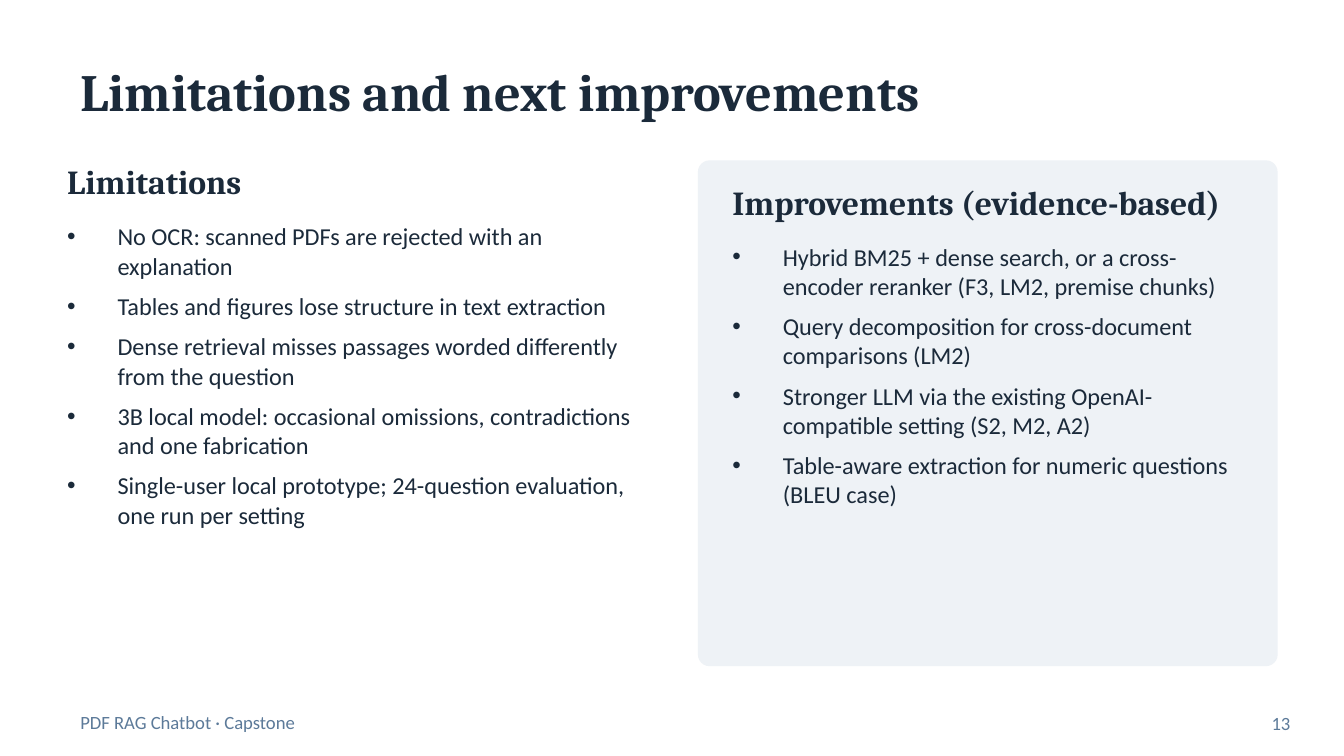
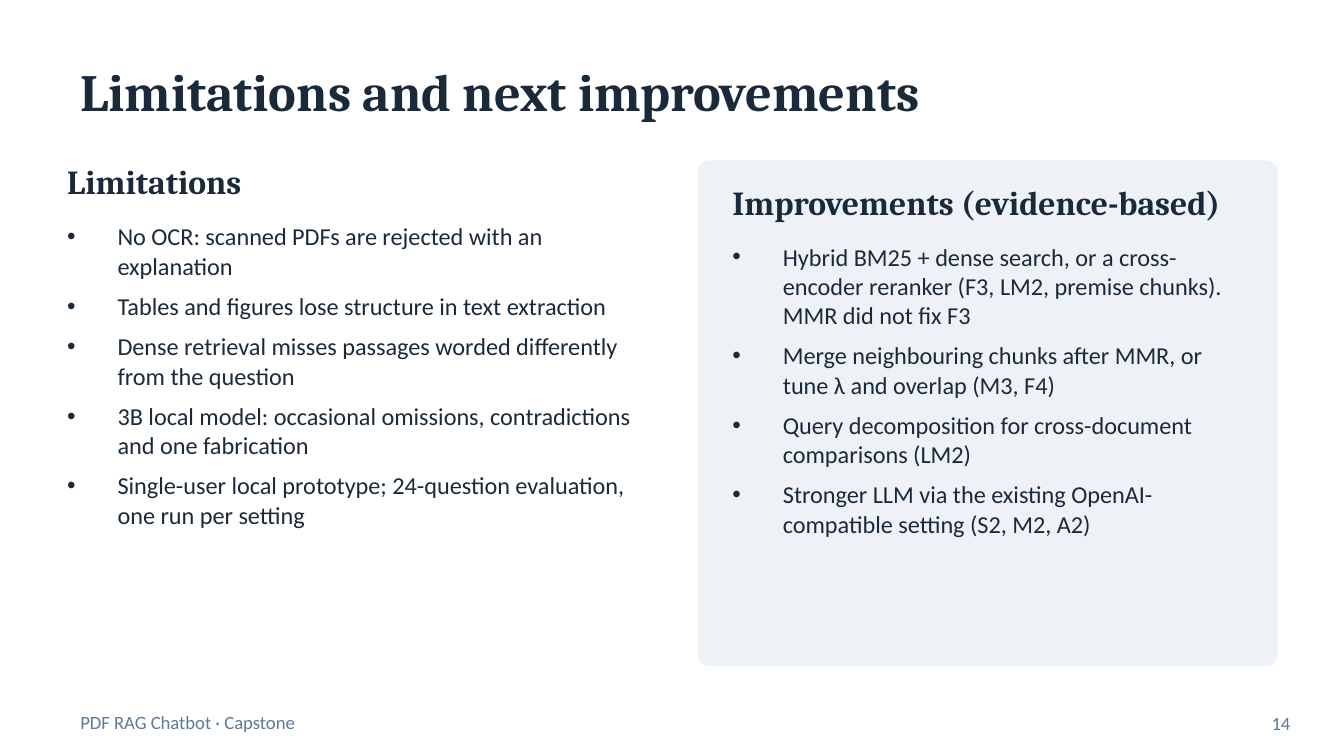
Before and after one commit to sabareesh-r23/pdf-rag-chatbot-old, a slide deck: slide 14 of docs/presentation/RAG_PDF_Chatbot_Capstone.pptx (slide 13 before the commit). Drawn at 1344x756 pixels with LibreOffice and Linux fonts; fonts in the diff are those of the drawing. Boxes give left, top, right and bottom in pixels: in the first picture for what was removed or moved away, otherwise in the second. Text is boxed around its words. In the diff, an @@ line names an element or a change of style, - is before the commit and + after.

```diff
--- a/docs/presentation/RAG_PDF_Chatbot_Capstone.pptx
+++ b/docs/presentation/RAG_PDF_Chatbot_Capstone.pptx
@@ text at (x1=783, y1=249, x2=1221, y2=398): text changed @@
-• Hybrid BM25 + dense search, or a cross-encoder reranker (F3, LM2, premise chunks)
+• Hybrid BM25 + dense search, or a cross-encoder reranker (F3, LM2, premise chunks). MMR did not fix F3
+• Merge neighbouring chunks after MMR, or tune λ and overlap (M3, F4)
@@ text at (x1=783, y1=457, x2=1227, y2=506): paragraph removed @@
-• Table-aware extraction for numeric questions (BLEU case)
@@ page number at (x1=1272, y1=718, x2=1291, y2=730): text changed @@
-13
+14
```
Also in this commit, not shown: 2 other slides changed, 1 slide added, 29 other files.
